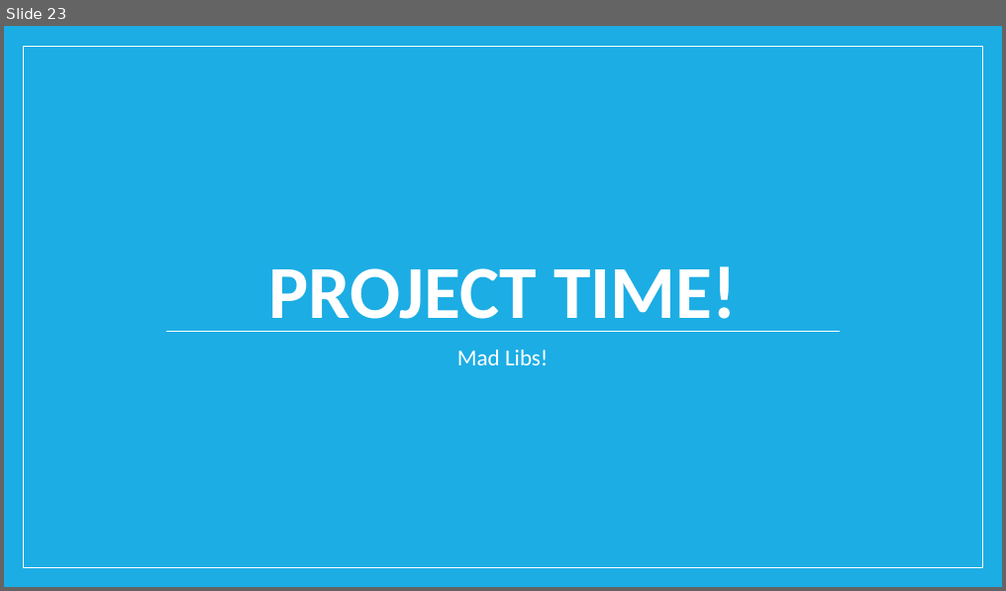
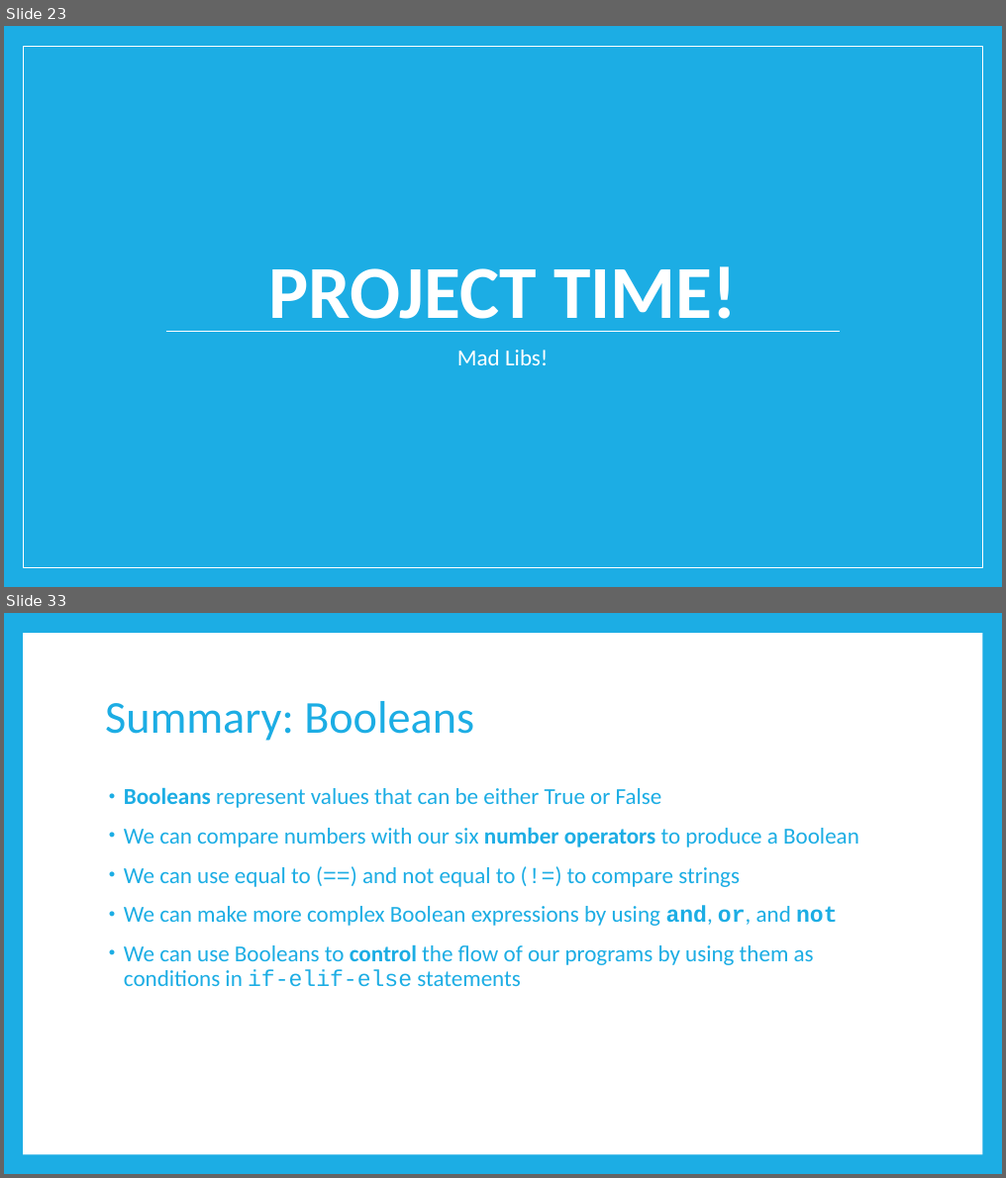
Before and after one commit to TristinSchlauch11/code-ninjas-python, a slide deck: Intro to Python.pptx. Shown one above the other, each under a label of ours: slide 23 before the commit, slides 23 and 33 after it; the slides between them are not shown. The pictures are 1006x591 and 1006x1178 pixels, drawn with LibreOffice and Linux fonts; fonts in the diff are those of the drawing. Boxes give left, top, right and bottom in pixels: in the first picture for what was removed or moved away, otherwise in the second. Text is boxed around its words. In the diff, an @@ line names an element or a change of style, - is before the commit and + after.

```diff
--- a/Intro to Python.pptx
+++ b/Intro to Python.pptx
@@ slide 33 added at [4, 613, 1002, 1174], background #1CADE4 @@
@@ rectangle added at [23, 633, 982, 1155], fill #FFFFFF @@
@@ title added at [105, 701, 474, 741], 44 pt, text #1CADE4 @@
+Summary: Booleans
@@ text added at [124, 787, 859, 987], 22 pt, text #1CADE4 @@
+• Booleans represent values that can be either True or False
+• We can compare numbers with our six number operators to produce a Boolean
+• We can use equal to (==) and not equal to (!=) to compare strings
+• We can make more complex Boolean expressions by using and, or, and not
+• We can use Booleans to control the flow of our programs by using them as conditions in if-elif-else statements
```
Also in this commit, not shown: 26 other slides added, 1 other file.
